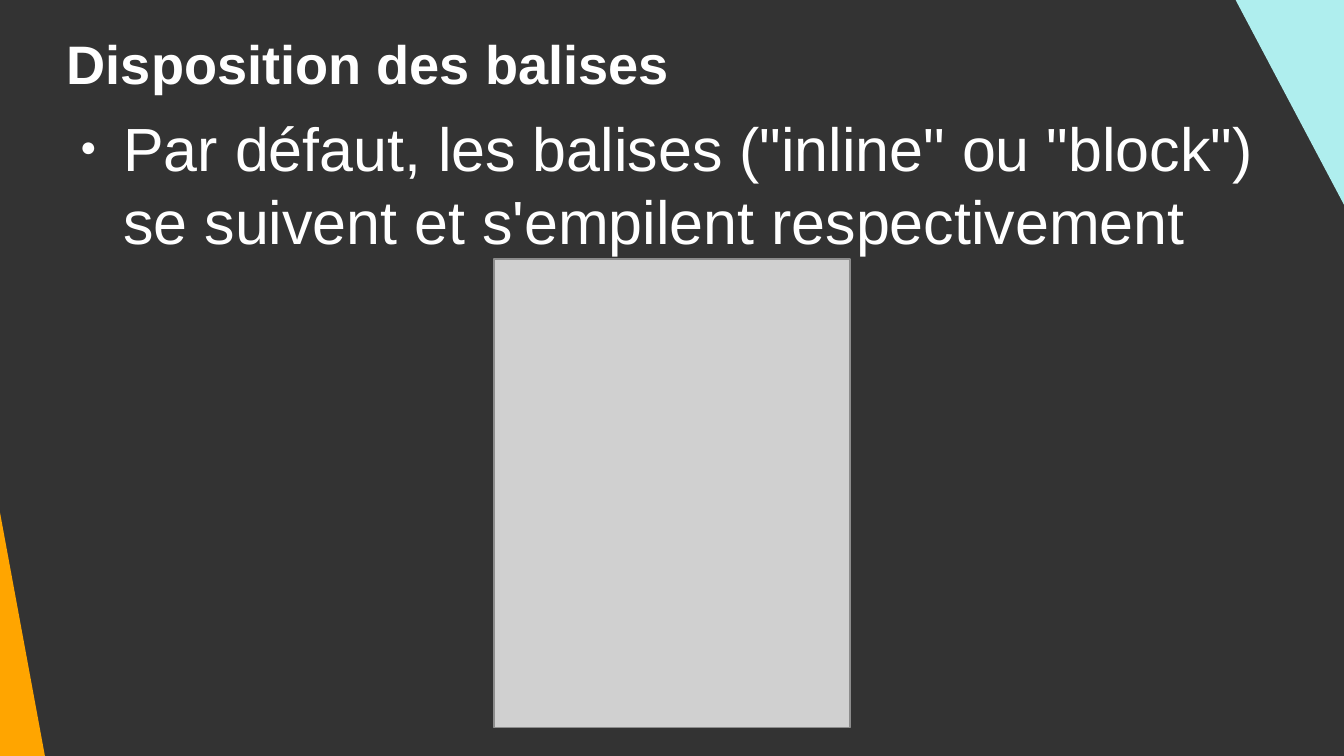
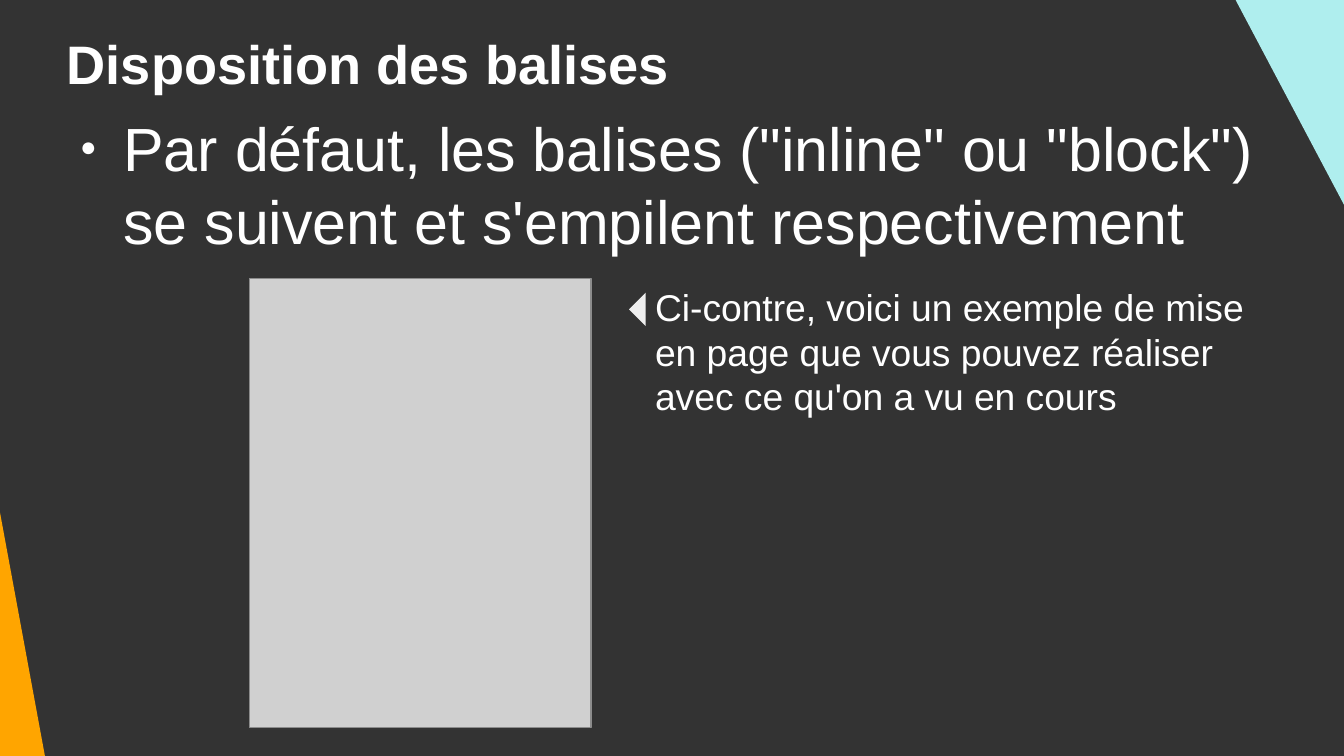
Before and after one commit to DanYellow/cours, a slide deck: slide 3 of integration-web-s1/travaux-pratiques/numero-8/presentation.odp. Drawn at 1344x756 pixels with LibreOffice and Linux fonts; fonts in the diff are those of the drawing; grey boxes stand for pictures. Boxes give left, top, right and bottom in pixels: in the first picture for what was removed or moved away, otherwise in the second. Text is boxed around its words. In the diff, an @@ line names an element or a change of style, - is before the commit and + after.

```diff
--- a/integration-web-s1/travaux-pratiques/numero-8/presentation.odp
+++ b/integration-web-s1/travaux-pratiques/numero-8/presentation.odp
@@ picture: place and size @@
-picture at (494, 260, 850, 728)
+picture at (250, 278, 592, 728)
@@ right triangle added at (629, 293, 662, 326), fill #EEEEEE @@
@@ text added at (655, 294, 1244, 418), 22 pt, text #FFFFFF @@
+Ci-contre, voici un exemple de mise en page que vous pouvez réaliser avec ce qu'on a vu en cours
```
Also in this commit, not shown: 5 other slides changed, 2 slides added, 27 other files.
